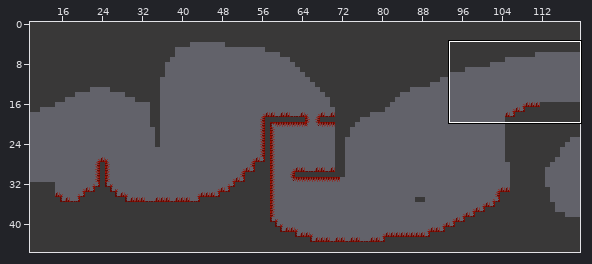
Tiled map (JSON) -- Bin/Levels/Level_33.json. The picture above shows the old version from afar; the outline marks the close-up.
Close-up. Before the edit:
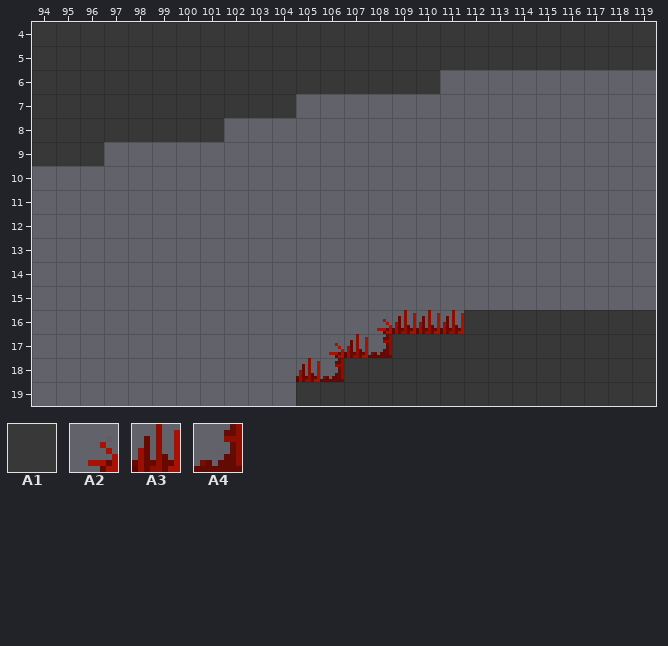
Cells are 8x8 px. Shown: x 94..119, y 4..19. The commit also changed other parts of the map, which this record leaves out.
Key: from "passontileset": A1 321, A2 337, A3 338, A4 406.
__ is an empty cell.
Layers that did not change in this view are not listed.
Layer "FG1" before, first column x 94:
 4 A1 A1 A1 A1 A1 A1 A1 A1 A1 A1 A1 A1 A1 A1 A1 A1 A1 A1 A1 A1 A1 A1 A1 A1 A1 A1
 5 A1 A1 A1 A1 A1 A1 A1 A1 A1 A1 A1 A1 A1 A1 A1 A1 A1 A1 A1 A1 A1 A1 A1 A1 A1 A1
 6 A1 A1 A1 A1 A1 A1 A1 A1 A1 A1 A1 A1 A1 A1 A1 A1 A1 __ __ __ __ __ __ __ __ __
 7 A1 A1 A1 A1 A1 A1 A1 A1 A1 A1 A1 __ __ __ __ __ __ __ __ __ __ __ __ __ __ __
 8 A1 A1 A1 A1 A1 A1 A1 A1 __ __ __ __ __ __ __ __ __ __ __ __ __ __ __ __ __ __
 9 A1 A1 A1 __ __ __ __ __ __ __ __ __ __ __ __ __ __ __ __ __ __ __ __ __ __ __
10 __ __ __ __ __ __ __ __ __ __ __ __ __ __ __ __ __ __ __ __ __ __ __ __ __ __
11 __ __ __ __ __ __ __ __ __ __ __ __ __ __ __ __ __ __ __ __ __ __ __ __ __ __
12 __ __ __ __ __ __ __ __ __ __ __ __ __ __ __ __ __ __ __ __ __ __ __ __ __ __
13 __ __ __ __ __ __ __ __ __ __ __ __ __ __ __ __ __ __ __ __ __ __ __ __ __ __
14 __ __ __ __ __ __ __ __ __ __ __ __ __ __ __ __ __ __ __ __ __ __ __ __ __ __
15 __ __ __ __ __ __ __ __ __ __ __ __ __ __ __ __ __ __ __ __ __ __ __ __ __ __
16 __ __ __ __ __ __ __ __ __ __ __ __ __ __ A2 A3 A3 A3 A1 A1 A1 A1 A1 A1 A1 A1
17 __ __ __ __ __ __ __ __ __ __ __ __ A2 A3 A4 A1 A1 A1 A1 A1 A1 A1 A1 A1 A1 A1
18 __ __ __ __ __ __ __ __ __ __ __ A3 A4 A1 A1 A1 A1 A1 A1 A1 A1 A1 A1 A1 A1 A1
19 __ __ __ __ __ __ __ __ __ __ __ A1 A1 A1 A1 A1 A1 A1 A1 A1 A1 A1 A1 A1 A1 A1
After the commit:
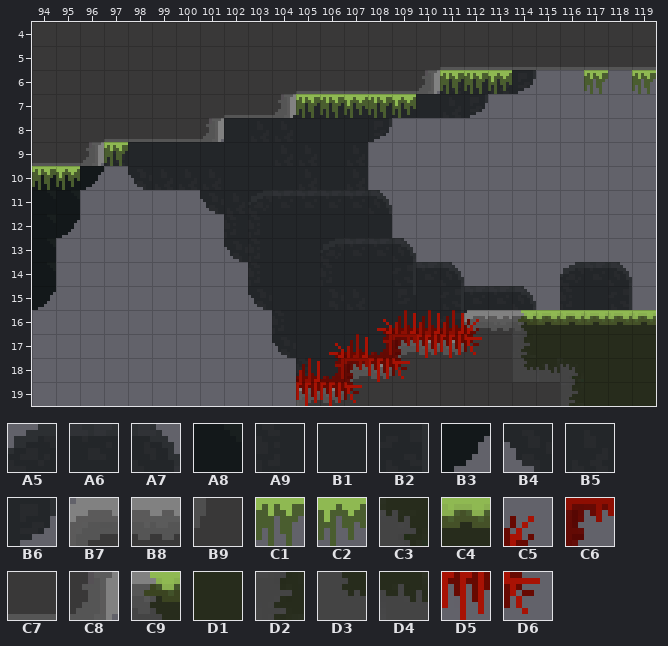
Further tiles: from "passontileset": A5 16, A6 17, A7 18, A8 36, A9 48, B1 49, B2 50, B3 68, B4 80, B5 81, B6 82, B7 288, B8 289, B9 292, C1 294, C2 295, C3 298, C4 326, C5 339, C6 340, C7 353, C8 354, C9 356, D1 358, D2 360, D3 393, D4 394, D5 402, D6 403.
What changed:
{"where": "layer \"BG1\""}
{"y":11,"x":103,"old":"__","new":"B1"}
{"y":13,"x":106,"old":"__","new":"B1"}
{"y":15,"x":106,"old":"__","new":"B1"}
{"y":15,"x":109,"old":"__","new":"B1"}
{"where": "layer \"BG2\""}
{"y":6,"x":111,"old":"__ __ __ __","new":"B5 B1 B5 B6"}
{"y":7,"x":104,"old":"__ __ __ __ __ __ __ __ __","new":"B1 B1 B1 B1 B1 B1 B1 B5 B6"}
{"y":8,"x":102,"old":"__ __ __ __ __ __ __","new":"B1 B5 B5 B1 B1 B1 B6"}
{"y":9,"x":97,"old":"__ __ __ __ __ __ __ __ __ __ __","new":"B5 B1 B1 B1 B1 B1 B1 B5 B5 B1 B5"}
{"y":10,"x":94,"old":"__ __ __","new":"A8 A8 B3"}
{"y":10,"x":98,"old":"__ __ __ __ __ __ __ __ __ __","new":"B4 B5 B5 B5 B1 B1 B1 B5 B1 B5"}
{"y":11,"x":94,"old":"__ __","new":"A8 A8"}
{"y":11,"x":101,"old":"__ __ __ __ __ __ __ __","new":"B4 B5 A5 A6 A6 A6 A6 A7"}
{"y":12,"x":94,"old":"__ __","new":"A8 B3"}
{"y":12,"x":102,"old":"__ __ __ __ __ __ __","new":"A9 A9 B1 B1 B1 B1 B1"}
{"y":13,"x":94,"old":"__","new":"A8"}
{"y":13,"x":102,"old":"__ __ __ __ __ __ __ __","new":"B4 A9 B1 B1 A5 A6 A6 A7"}
{"y":14,"x":94,"old":"__","new":"A8"}
{"y":14,"x":103,"old":"__ __ __ __ __ __ __ __ __","new":"A9 B1 B1 A9 B1 B1 B2 A6 A7"}
{"y":14,"x":116,"old":"__ __ __","new":"A5 A6 A7"}
{"y":15,"x":94,"old":"__","new":"B3"}
{"y":15,"x":103,"old":"__ __ __ __ __ __ __ __ __ __ __ __","new":"B4 B1 B1 B4 B5 B1 B6 B1 B2 A6 A6 A7"}
{"y":15,"x":116,"old":"__ __ __","new":"A9 B1 B2"}
{"y":16,"x":104,"old":"__ __ __ __ __ __ __ __ __","new":"A9 B1 B1 B1 B1 B1 B1 B2 B1"}
{"y":16,"x":114,"old":"__","new":"B1"}
{"y":17,"x":104,"old":"__ __ __ __ __","new":"B4 B1 B1 B1 B1"}
{"y":18,"x":105,"old":"__ __","new":"A9 B1"}
{"where": "layer \"FG1\""}
{"y":5,"x":111,"old":"A1 A1 A1 A1 A1 A1 A1 A1 A1","new":"C7 C7 C7 C7 C7 C7 C7 C7 C7"}
{"y":6,"x":105,"old":"A1 A1 A1 A1 A1 A1 __ __ __","new":"C7 C7 C7 C7 C7 C8 C1 C1 C2"}
{"y":7,"x":102,"old":"A1 A1 A1 __ __ __ __ __","new":"C7 C7 C8 C1 C1 C2 C1 C2"}
{"y":8,"x":97,"old":"A1 A1 A1 A1 A1","new":"C7 C7 C7 C7 C8"}
{"y":9,"x":94,"old":"A1 A1 A1","new":"C7 C7 C8"}
{"y":10,"x":94,"old":"__ __","new":"C1 C2"}
{"y":16,"x":112,"old":"A1 A1 A1 A1 A1 A1 A1 A1","new":"B7 B8 C9 C4 C4 C4 C4 C4"}
{"y":17,"x":109,"old":"A1 A1 A1 A1","new":"B7 B8 B8 B9"}
{"y":17,"x":114,"old":"A1 A1 A1 A1 A1 A1","new":"D2 D1 D1 D1 D1 D1"}
{"y":18,"x":107,"old":"A1 A1 A1","new":"B7 B8 B9"}
{"y":18,"x":114,"old":"A1 A1 A1 A1 A1 A1","new":"D3 D4 C3 D1 D1 D1"}
{"y":19,"x":105,"old":"A1 A1 A1","new":"B7 B8 B9"}
{"y":19,"x":116,"old":"A1 A1 A1 A1","new":"D2 D1 D1 D1"}
{"where": "layer \"FG2\""}
{"y":6,"x":117,"old":"__","new":"C1"}
{"y":6,"x":119,"old":"__","new":"C1"}
{"y":9,"x":97,"old":"__","new":"C1"}
{"y":16,"x":112,"old":"__","new":"C5"}
{"y":17,"x":109,"old":"__ __ __ __","new":"C6 D5 D5 D6"}
{"y":18,"x":107,"old":"__ __ __","new":"C6 D5 D6"}
{"y":19,"x":105,"old":"__ __ __","new":"D5 D5 D6"}
{"label":"changed","picture_box":[32,67,656,406]}
